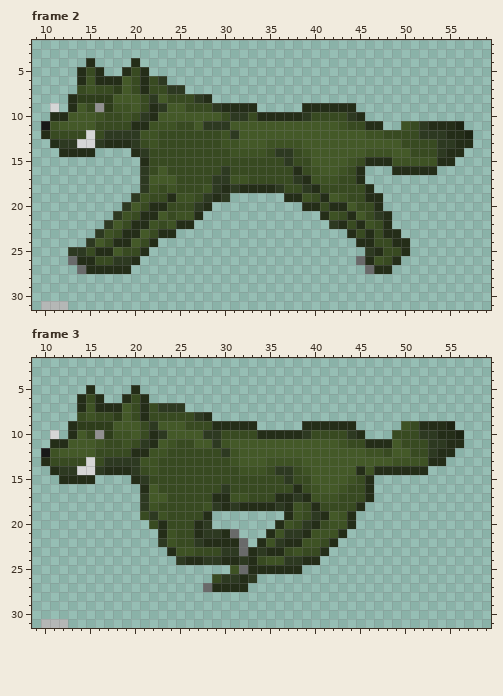
Pixel-art file -- app/src/main/resources/unfinished/wolf.aseprite. Above is the file before it was changed.
64x32 pixels, 3 frames. Colours within 5 levels of each other are drawn and written as one. Shown: frame 2: x 9..59, y 2..31; frame 3: x 9..59, y 2..31. The commit also changed other frames, which this record leaves out.
And afterwards:
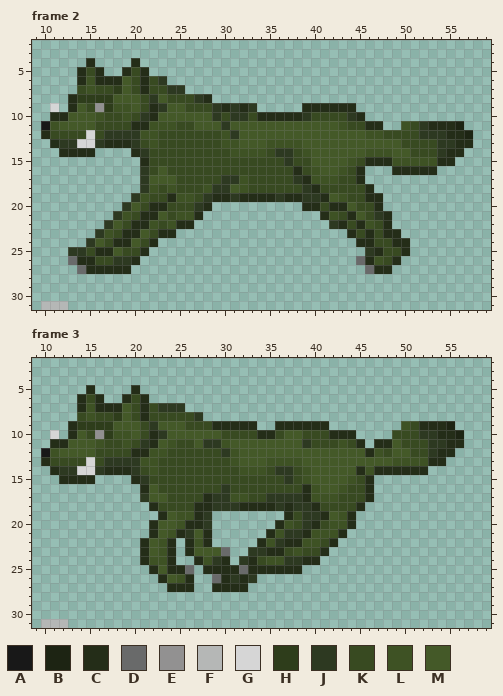
Palette (. is transparent): A #181818  B #1d2413  C #242d18  D #696a6a  E #929191  F #b5b7b6  G #d6d6d6  H #2e3d1b  J #2d3921  K #384a21  L #3e5224  M #445928
What changed:
--- frame 2
@@ x 26..35 @@
  8 KJC.......
- 9 KKKJCCCC..
-10 MMMMKJJKCC
-11 KMJJJMMMMM
+ 9 KKKJCJCJ..
+10 MMMJKJJKCC
+11 KMMMJMMMMM
 12 KKKKLJMMMM
@@ x 27..42 @@
 15 KKKKKKKKKKJKKMMM
-16 KKKJKKKKKKKCKLMM
-17 KKJJLLKKKKKJCLLL
-18 KLJCJCCCCJKKJCKK
-19 KJCJ......CCLKCM
+16 KKKKKKKKKKKCKLMM
+17 KKKJJLKKKKKJCLLL
+18 KLJJMLKKKKKKJCKK
+19 KJCCJCCCCJCCJJCM
 20 JC..........CCKC
--- frame 3
@@ x 19..48 @@
  7 MKCKJJJ.......................
- 8 MKCKKKKKJC....................
- 9 MMKJMMMKKKCCCCC.....CCCCCC....
-10 LMKCJMMMMJJKKKKCCCCCJKKKKJC...
-11 LKJCMLKKMMJLMMMMMMMMMMMMLKKCCC
-12 KCCLLKKKKKKJLMMMMMMMMMMMMMMLLK
+ 8 MKCKKKKKJ.....................
+ 9 MMKJMMMKKKCCCCC..CCCCCC.......
+10 LMKCJMMMMMMKKKKCCKMMKKKCCC....
+11 LKJCMLKKMJJLMMMMMMMMJKKKLKC.CC
+12 KCCLLKKKKKKJLMMMMMMMMMMMMMMCLK
 13 JJLLKKKKKKKKLMMMLLLLMMMMMMMMMM
 14 CJKLKKKKKKKKKLLLKJJKLMMMMMCLCC
-15 .CJKKKKKKKKKKKKKKKJKKMMMMLKC..
-16 ..CMKKKKKKKJKKKKKKKCKLMMLKKC..
-17 ..JMMKKKKKCCLLKKKCCJCLLLKKKC..
-18 ..JLKKKKKLJCJCCCCJCLKCKKKKC...
-19 ..KJLKKKKC........CLKJCMLC....
-20 ...KCKKKCJ.......CLKJCKLLC....
-21 ....CLKKCJJCD...CLJJCLLLC.....
-22 ....JLKKJCCCCD.CLJCCLLKC......
-23 .....CLLKKKJJDCJCCKLKKC.......
-24 ......JCCJJCCJCKLLJJCC........
-25 ............LDCCCCCC..........
-26 ..........KJJCJ...............
-27 .........DCCCC................
+15 .CJKKKKKKKKKKKKKKKJKLMMMMLKC..
+16 ..CMKKKKKKKJKKKKKKKKCLMMLKKC..
+17 ..JMMKKKKCJJLLKKJJJJCLLLKKKC..
+18 ...CKKKKCCJJJCCCCJCJJCKKKKC...
+19 ....CMLLCJ........CKJJCMLC....
+20 ...CMMLCCJ.......CLKJCKLLC....
+21 ...CMLCJMC......CLJJCLLLC.....
+22 ..CMLC.CLC.....CLJCCLLKC......
+23 ..CMLC.CMMMD..JJCCKLKKC.......
+24 ..CLLC..CLJC.JCKLLJJCC........
+25 ...CMCCD.CCCCDCCCCCC..........
+26 ....CMLC..DCJCJ...............
+27 .....CCC..CCCC................
 28 ..............................
Boxes around the changes in both pictures, in picture pixels (x1, y1, x2, y2):
changed: (203, 103, 320, 202)
changed: (140, 412, 374, 592)
